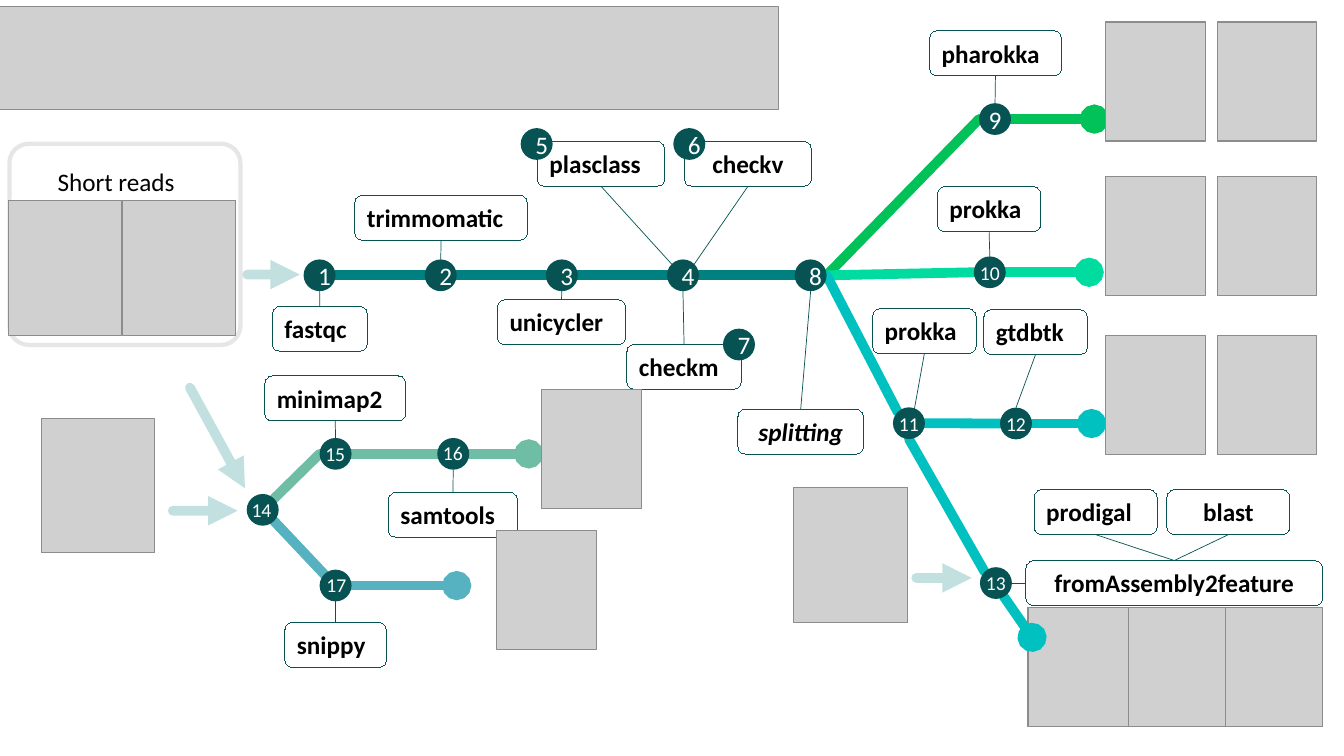
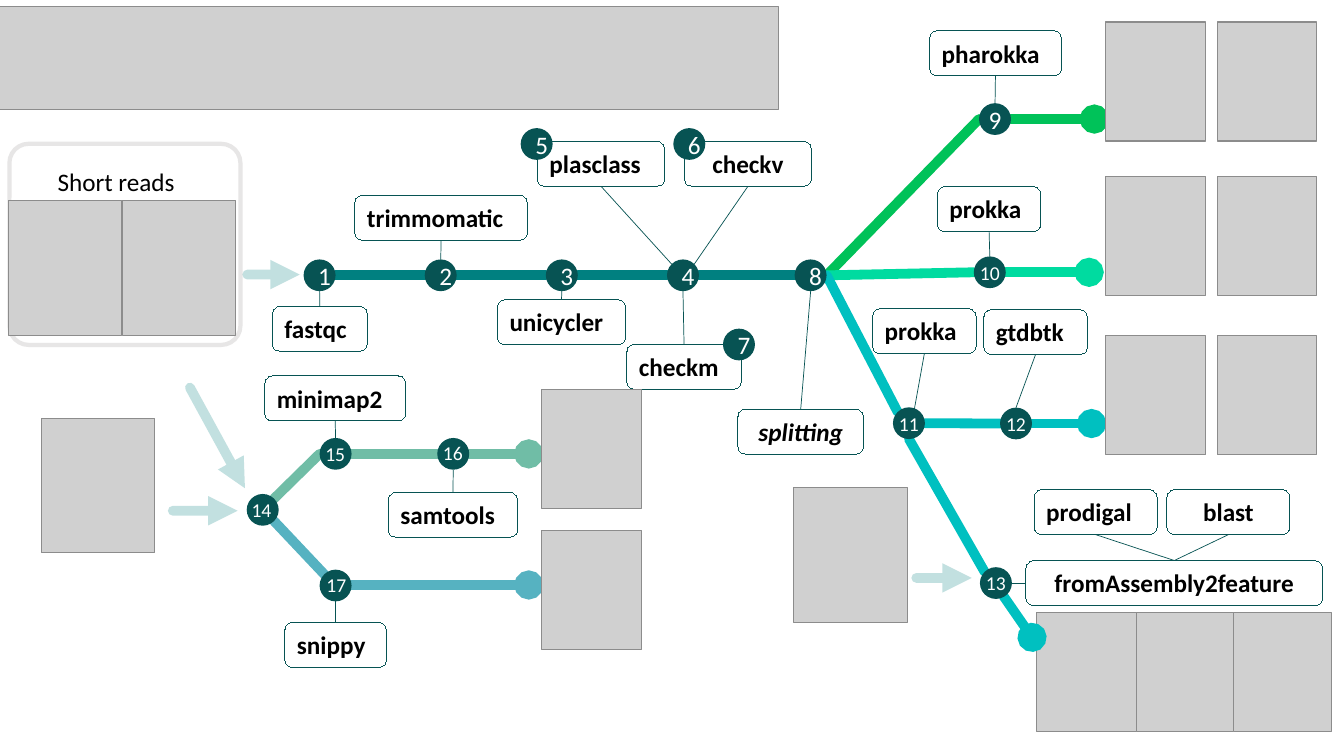
Before and after one commit to Grinter-Lab/DocumentationProkGenomics, a slide deck: slide 9 of images/workflow_image.pptx. Drawn at 1344x756 pixels with LibreOffice and Linux fonts; fonts in the diff are those of the drawing; grey boxes stand for pictures. Boxes give left, top, right and bottom in pixels: in the first picture for what was removed or moved away, otherwise in the second. Text is boxed around its words. In the diff, an @@ line names an element or a change of style, - is before the commit and + after.

```diff
--- a/images/workflow_image.pptx
+++ b/images/workflow_image.pptx
@@ picture: place and size @@
-picture at (497, 530, 597, 649)
+picture at (541, 530, 641, 649)
@@ arrow moved from (457, 586) - (352, 586) to (529, 585) - (352, 585) @@
@@ 3 pictures: place and size @@
-3 pictures at (1028, 608, 1323, 727)
+3 pictures at (1036, 613, 1331, 732)
```
Also in this commit, not shown: 18 other files.
